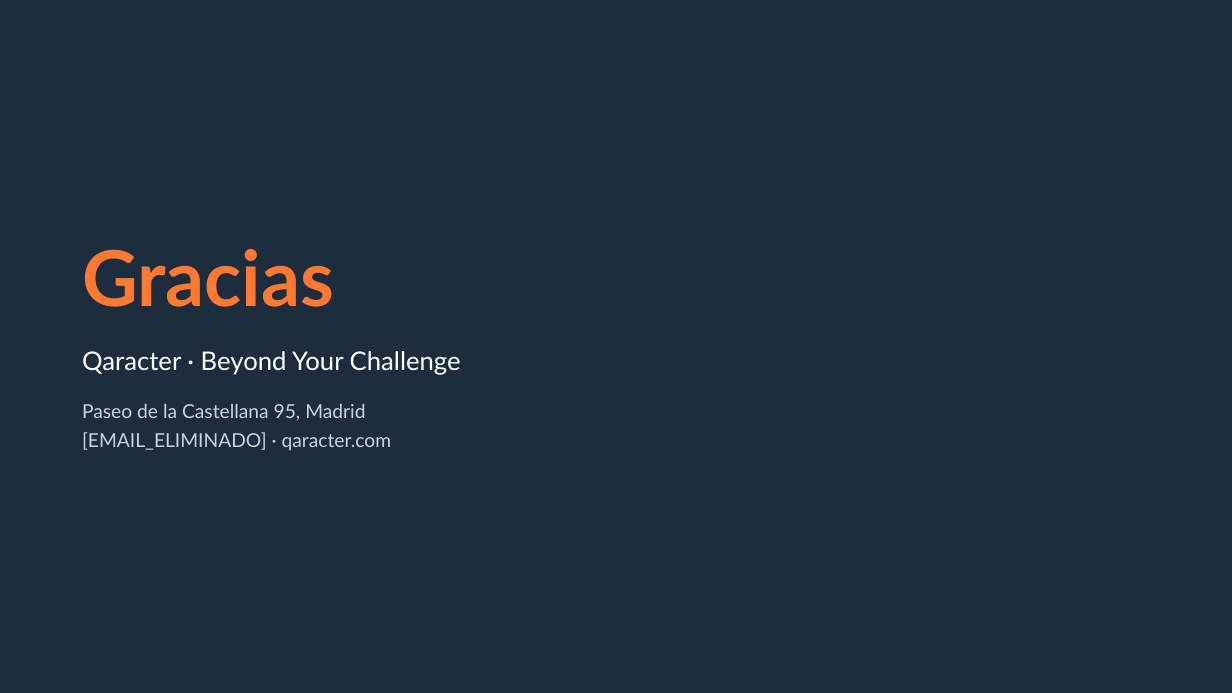
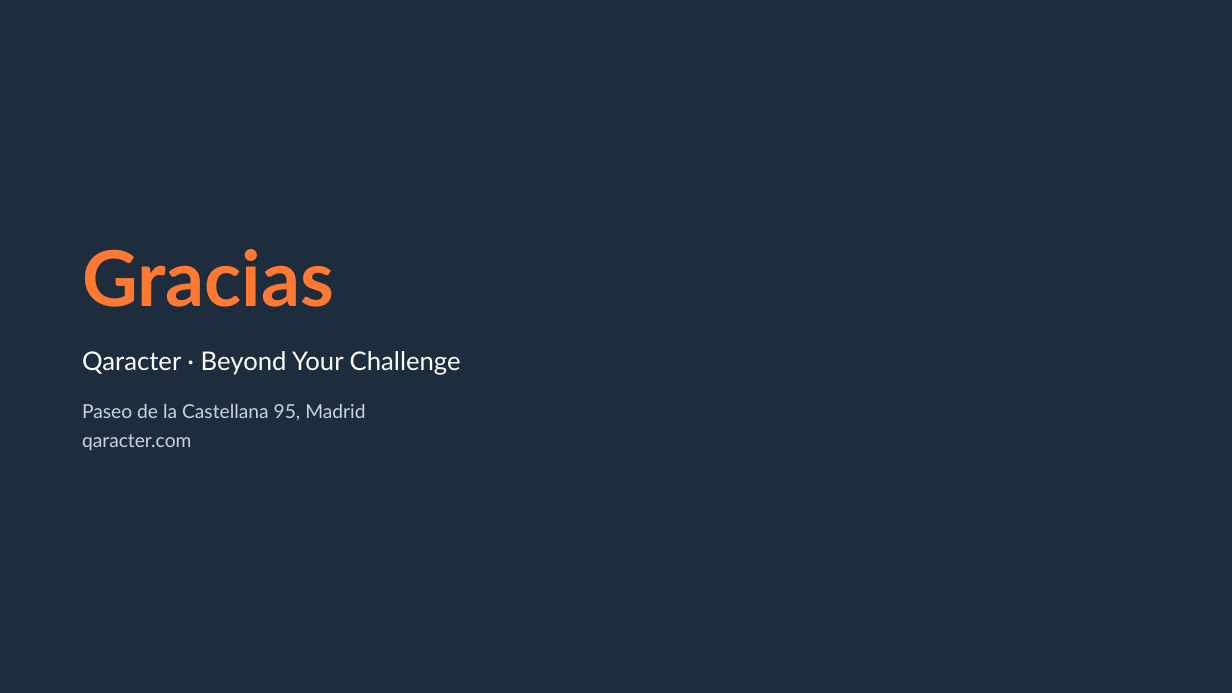
Before and after one commit to davidcalham12/My-story, a slide deck: slide 18 of presentacion/storymaker-deck.pptx. Drawn at 1232x693 pixels with LibreOffice and Linux fonts; fonts in the diff are those of the drawing. Boxes give left, top, right and bottom in pixels: in the first picture for what was removed or moved away, otherwise in the second. Text is boxed around its words. In the diff, an @@ line names an element or a change of style, - is before the commit and + after.

```diff
--- a/presentacion/storymaker-deck.pptx
+++ b/presentacion/storymaker-deck.pptx
@@ text at (x1=82, y1=434, x2=191, y2=451): text changed @@
-[EMAIL_ELIMINADO] · qaracter.com
+qaracter.com
```
Also in this commit, not shown: 2 other slides changed, 1 other file.
